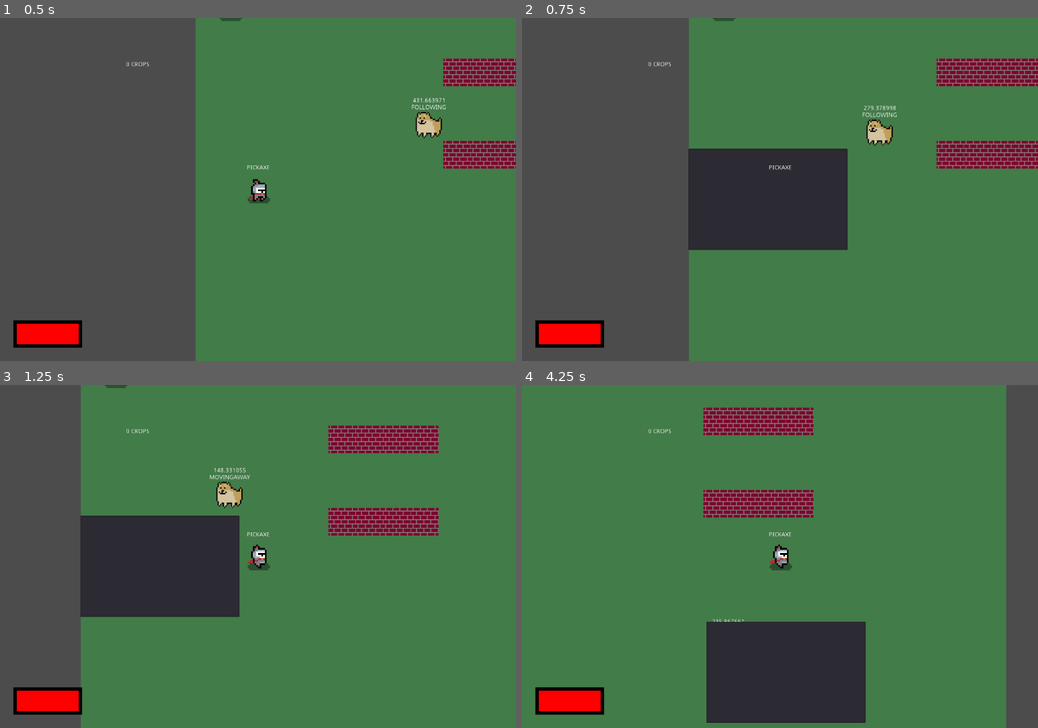
Above: before the commit, frames 1-4 (two rows, left to right).
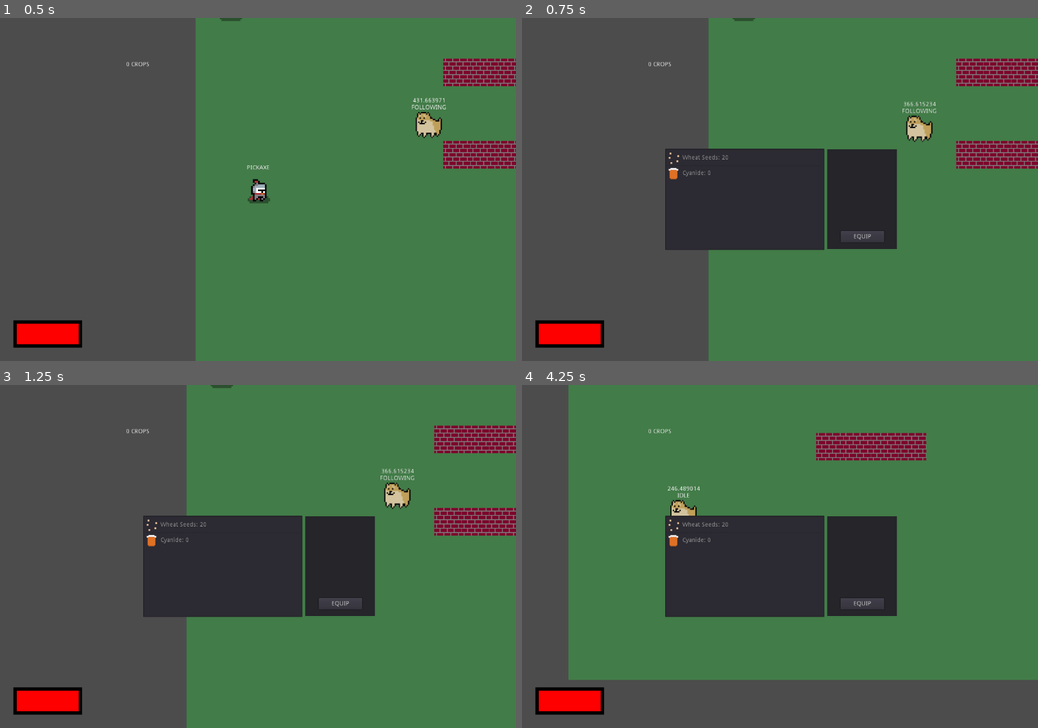
Above: after the commit, the same moments.

Repository: ranaxdev/BeatTheBoredomJam
Game: Godot game, scene res://Scenes/World.tscn
Two runs of this game, one before a commit and one after it. Both use one fixed random seed, a clock stepped at 60 frames per second and the inputs below.
Inputs (mouse positions are in pixels of both pictures, inside the frame that each line leads up to):
- Up to frame 1 (0.5 s): no input
- Up to frame 2 (0.75 s): tap Enter (ui_accept) at 0.5 s; move the mouse to (893, 172) at 0.52 s; hold D (move_right) from 0.53 s (still down); tap E (toggle_inv) at 0.6 s
- Up to frame 3 (1.25 s): keep holding D (move_right); tap Enter (ui_accept) at 0.77, 0.8, 1.07 s
- Up to frame 4 (4.25 s): release D (move_right) at 1.25 s; click (862, 604) at 1.25 s, where only the run after the commit has a clickable "EQUIP"; tap Enter (ui_accept) at 2, 2.1, 2.27, 2.57, 3.05, 3.77, 4.07 s; move the mouse to (676, 573) at 2.02 s; hold S (move_down) 2.03-2.78 s; tap E (toggle_inv) at 2.3, 3.6 s; move the mouse to (831, 481) at 2.77 s; hold D (move_right) 2.78-3.53 s; click (831, 481) at 2.85 s; move the mouse to (754, 625) at 3.52 s; hold W (move_up) from 3.53 s (still down)

Frame 1 is identical in both runs. In frame 2, 9.0% of the frame differs, in the area x 27-100%, y 0-100%; in frame 3, 32%; in frame 4, 49%, in the area x 0-100%, y 0-100%.

Commit message:
Basic inventory system added

Diff:
--- a/Scenes/Actors/Player.tscn
+++ b/Scenes/Actors/Player.tscn
@@ -141,7 +141,7 @@
 scale = Vector2( 4, 4 )
 frames = SubResource( 20 )
 animation = "damage"
-frame = 4
+frame = 3
 playing = true
 
 [node name="Camera2D" type="Camera2D" parent="."]
@@ -149,7 +149,6 @@
 
 [node name="Toolbar" type="Sprite" parent="Camera2D"]
 position = Vector2( 478.2, -291.429 )
-z_index = 999
 region_enabled = true
 region_rect = Rect2( 0, 0, 80, 32 )
 script = ExtResource( 3 )
--- a/Scenes/UI/Inventory.tscn
+++ b/Scenes/UI/Inventory.tscn
@@ -1,8 +1,9 @@
-[gd_scene load_steps=4 format=2]
+[gd_scene load_steps=5 format=2]
 
 [ext_resource path="res://Scripts/Inventory/ItemList.gd" type="Script" id=1]
 [ext_resource path="res://Scripts/Inventory/ItemDB.gd" type="Script" id=2]
 [ext_resource path="res://Scripts/Inventory/Inventory.gd" type="Script" id=3]
+[ext_resource path="res://Scripts/Inventory/Equip.gd" type="Script" id=4]
 
 [node name="Inventory" type="Control"]
 margin_left = -18.6076
@@ -26,3 +27,44 @@
 
 [node name="ItemDB" type="Node" parent="."]
 script = ExtResource( 2 )
+
+[node name="Equip" type="Panel" parent="."]
+margin_left = 210.0
+margin_top = -94.0
+margin_right = 372.0
+margin_bottom = 139.0
+script = ExtResource( 4 )
+__meta__ = {
+"_edit_use_anchors_": false
+}
+
+[node name="Selected" type="TextureRect" parent="Equip"]
+margin_left = 46.4869
+margin_top = 49.5519
+margin_right = 110.487
+margin_bottom = 113.552
+stretch_mode = 1
+__meta__ = {
+"_edit_use_anchors_": false
+}
+
+[node name="Button" type="Button" parent="Equip"]
+margin_left = 31.0867
+margin_top = 191.347
+margin_right = 132.087
+margin_bottom = 217.347
+text = "EQUIP"
+__meta__ = {
+"_edit_use_anchors_": false
+}
+
+[node name="Label" type="Label" parent="Equip"]
+margin_left = 13.5325
+margin_top = 135.0
+margin_right = 145.533
+margin_bottom = 164.0
+align = 1
+valign = 1
+__meta__ = {
+"_edit_use_anchors_": false
+}
--- a/Scenes/World.tscn
+++ b/Scenes/World.tscn
@@ -58,7 +58,7 @@
 anchor_top = 1.098
 anchor_right = 0.126
 anchor_bottom = 1.098
-margin_left = 61.6896
-margin_top = 0.360474
-margin_right = 101.69
-margin_bottom = 40.3605
+margin_left = 303.134
+margin_top = 169.137
+margin_right = 343.134
+margin_bottom = 209.137
--- a/Scripts/Farming/Seed.gd
+++ b/Scripts/Farming/Seed.gd
@@ -1,7 +1,7 @@
 extends Plant
 
 var Crop = load("res://Scripts/Farming/Crop.gd")
-
+onready var inventory = self.get_node("../../Inventory/ItemDB")
 """
 seedType - the current seed equipped from inventory
 when inventory management system is made later make sure
@@ -19,7 +19,7 @@
 #***UPDATE EVENT***
 func _process(delta):
 	# Seed is equipped and space pressed
-	if(seedSelected and Input.is_action_just_pressed("ui_accept")):
+	if(inventory.is_this_equipped("WHEAT_SEED") and Input.is_action_just_pressed("ui_accept")):
 		plantCrop()
 
 
--- /dev/null
+++ b/Scripts/Inventory/Equip.gd
@@ -0,0 +1,15 @@
+extends Panel
+
+onready var selected = self.get_node("Selected")
+onready var equippedText = self.get_node("Label")
+
+func _ready():
+	pass
+
+# Set texture for the equipped item
+func set_selected_texture(tex:Texture)->void:
+	selected.set_texture(tex)
+
+# Set text for the equipped item
+func set_label_text(text:String)->void:
+	equippedText.set_text(text)
--- a/Scripts/Inventory/Inventory.gd
+++ b/Scripts/Inventory/Inventory.gd
@@ -1,14 +1,42 @@
 extends Control
 
-onready var itemlist = self.get_child(0)
+onready var itemlist = self.get_node("ItemList")
+onready var equip = self.get_node("Equip")
+onready var itemdb = self.get_node("ItemDB")
 onready var player = self.get_parent().get_node("./Player")
+
+# *** CREATE EVENT ***
 func _ready():
 	itemlist.visible = false
+	equip.visible = false
+	pause_mode = Node.PAUSE_MODE_PROCESS #Whitelist pause mode
 
+# *** UPDATE EVENT ***
 func _process(delta):
+	# On inventory toggle
 	if(Input.is_action_just_pressed("toggle_inv")):
 		# Adjust position
-		self.rect_position.x = player.position.x
+		self.rect_position.x = player.position.x-100
 		self.rect_position.y = player.position.y
 
-		itemlist.visible = !itemlist.visible # Toggle visibilty
+		# Toggle visible
+		itemlist.visible = !itemlist.visible
+		equip.visible = !equip.visible
+
+		# Unselect all items when inv closed
+		if(!itemlist.visible):
+			itemlist.unselect_all()
+
+	# Update equipped texture
+	if(itemdb.is_equipped()):
+		equip.set_selected_texture(itemdb.get_texture(itemdb.get_equipped()))
+		equip.set_label_text(itemdb.get_formal_name(itemdb.get_equipped()))
+
+	# Pause rest of the game
+	if(itemlist.visible):
+		get_tree().paused=true
+	else:
+		get_tree().paused=false
+
+
+# Sets item to currently equipped
--- a/Scripts/Inventory/ItemDB.gd
+++ b/Scripts/Inventory/ItemDB.gd
@@ -4,9 +4,12 @@
 	ITEM_NAME : {
 		icon : icon_path (string)
 		amount : 20 (int)
-		equipped : false (bool)
+		index : 0 (int)
 	}
 """
+# Item textures (make class for this later)
+var wheat_texture:Texture = preload("res://Assets/inv_icons/wheat_seed.png")
+var cyanide_texture:Texture = preload("res://Assets/inv_icons/cyanide.png")
 
 const PATH = "res://Assets/inv_icons/" # Path where all icons are
 var equipped = null
@@ -16,13 +19,17 @@
 	# Wheat seeds
 	"WHEAT_SEED" : {
 		"icon" : PATH+"wheat_seed.png",
-		"amount" : 0,
+		"amount" : 20,
+		"formal" : "Wheat seeds",
+		"texture" : wheat_texture
 	}
 	,
 	# Cyanide pills (temp)
 	"CYANIDE" : {
 		"icon" : PATH+"cyanide.png",
 		"amount" : 0,
+		"formal" : "Cyanide",
+		"texture" : cyanide_texture
 	}
 }
 
@@ -31,6 +38,10 @@
 # Set amount of item
 func set_amount(item_name:String, amount:int) -> void:
 	ITEMS.get(item_name)["amount"] = amount
+
+# Set equipped
+func set_equipped(item_name:String):
+	equipped=item_name
 
 # Increase amount of item by 1
 func increase_amount(item_name:String):
@@ -46,11 +57,25 @@
 func get_amount(item_name:String) -> int:
 	return ITEMS.get(item_name).get("amount")
 
-# Get the current item equipped
-func is_equipped(item_name:String) -> bool:
-	if(equipped==item_name):
+# Check if there is an item equipped
+func is_equipped() -> bool:
+	if(equipped!=null):
 		return true
 	return false
+
+# Check if given item is equipped
+func is_this_equipped(item_name:String)->bool:
+	if(item_name==equipped):
+		return true
+	return false
+
+# Get path to the icon
+func get_icon_path(item_name:String) -> String:
+	return ITEMS.get(item_name).get("icon")
+
+# Get texture
+func get_texture(item_name:String) -> Texture:
+	return ITEMS.get(item_name).get("texture")
 
 # Get a list of all items
 func get_items() -> Array:
@@ -58,3 +83,11 @@
 	for item in ITEMS:
 		itemArray.append(item)
 	return itemArray
+
+# Get currently equipped item
+func get_equipped() -> String:
+	return equipped
+
+# Get formal name
+func get_formal_name(item_name:String) -> String:
+	return ITEMS.get(item_name).get("formal")
--- a/Scripts/Inventory/ItemList.gd
+++ b/Scripts/Inventory/ItemList.gd
@@ -1,6 +1,17 @@
 extends ItemList
 
 onready var ITEMS = get_node("../ItemDB")
+onready var equipButton = get_node("../Equip/Button")
 
 func _ready():
-	pass
+
+	# Add items (dynamic adding later)
+	add_item("Wheat Seeds: "+str(ITEMS.get_amount("WHEAT_SEED")),ITEMS.get_texture("WHEAT_SEED"))
+	set_item_metadata(0, "WHEAT_SEED")
+	add_item("Cyanide: "+str(ITEMS.get_amount("CYANIDE")),ITEMS.get_texture("CYANIDE"))
+	set_item_metadata(1, "CYANIDE")
+
+func _process(delta):
+	if(self.is_anything_selected() and equipButton.pressed):
+		ITEMS.set_equipped(get_item_metadata(get_selected_items()[0]))
+		print(ITEMS.get_equipped())
